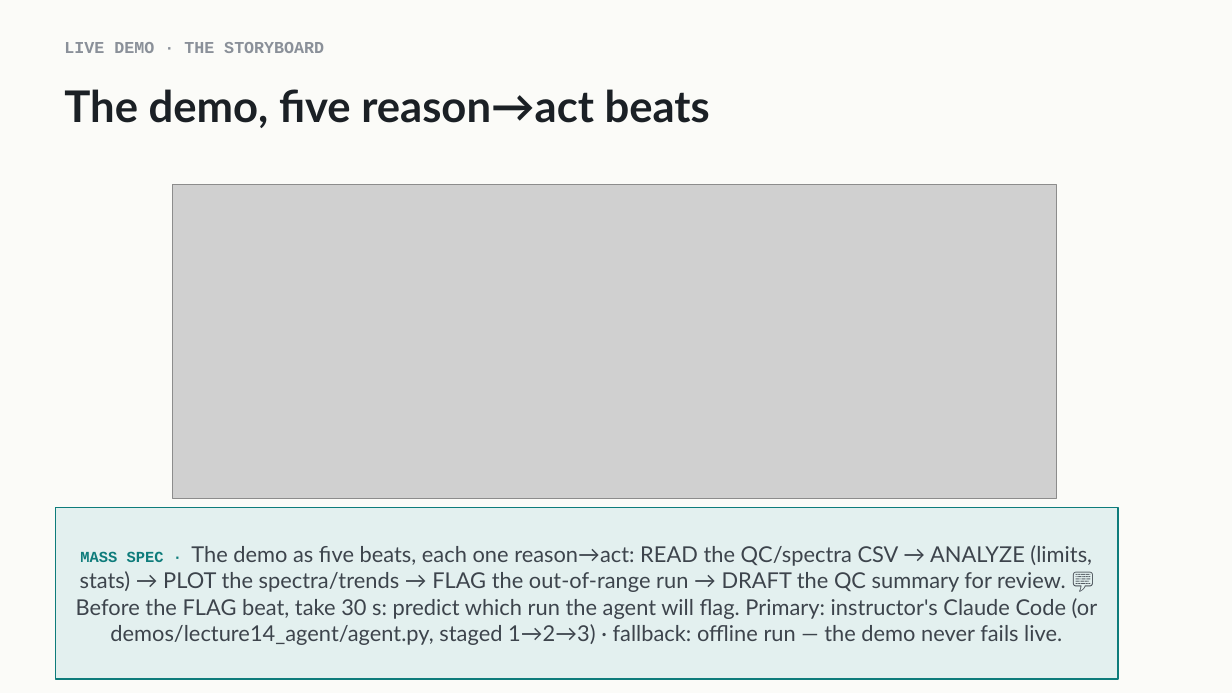
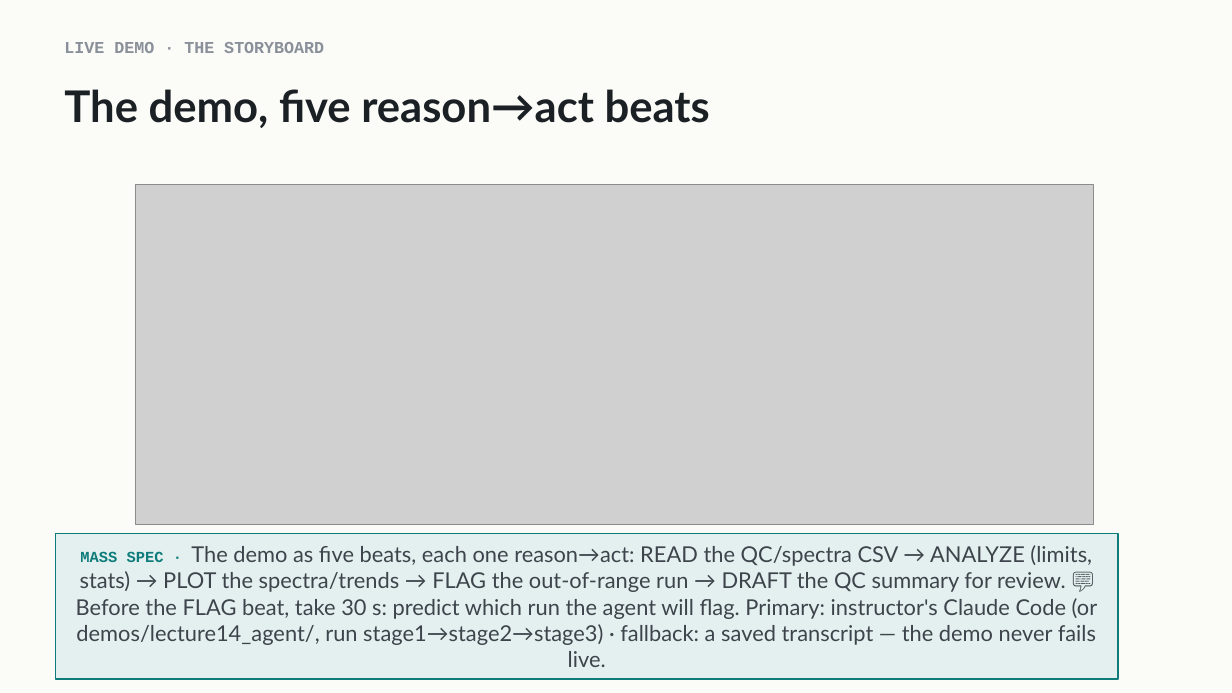
Before and after one commit to indigobio/msacl_dl_course, a slide deck: slide 9 of slides/pptx/lecture14_agents.pptx. Drawn at 1232x693 pixels with LibreOffice and Linux fonts; fonts in the diff are those of the drawing; grey boxes stand for pictures. Boxes give left, top, right and bottom in pixels: in the first picture for what was removed or moved away, otherwise in the second. Text is boxed around its words. In the diff, an @@ line names an element or a change of style, - is before the commit and + after.

```diff
--- a/slides/pptx/lecture14_agents.pptx
+++ b/slides/pptx/lecture14_agents.pptx
@@ picture resized from (x1=173, y1=185, x2=1057, y2=498) to (x1=136, y1=185, x2=1094, y2=524) @@
@@ rectangle "MASS SPEC · The demo ..." resized from (x1=55, y1=507, x2=1118, y2=679) to (x1=55, y1=533, x2=1118, y2=679) @@
@@ text in rectangle at (x1=76, y1=545, x2=1098, y2=667): text changed @@
-MASS SPEC · The demo as five beats, each one reason→act: READ the QC/spectra CSV → ANALYZE (limits, stats) → PLOT the spectra/trends → FLAG the out-of-range run → DRAFT the QC summary for review. 💬 Before the FLAG beat, take 30 s: predict which run the agent will flag. Primary: instructor's Claude Code (or demos/lecture14_agent/agent.py, staged 1→2→3) · fallback: offline run — the demo never fails live.
+MASS SPEC · The demo as five beats, each one reason→act: READ the QC/spectra CSV → ANALYZE (limits, stats) → PLOT the spectra/trends → FLAG the out-of-range run → DRAFT the QC summary for review. 💬 Before the FLAG beat, take 30 s: predict which run the agent will flag. Primary: instructor's Claude Code (or demos/lecture14_agent/, run stage1→stage2→stage3) · fallback: a saved transcript — the demo never fails live.
```
Also in this commit, not shown: 7 other files.
